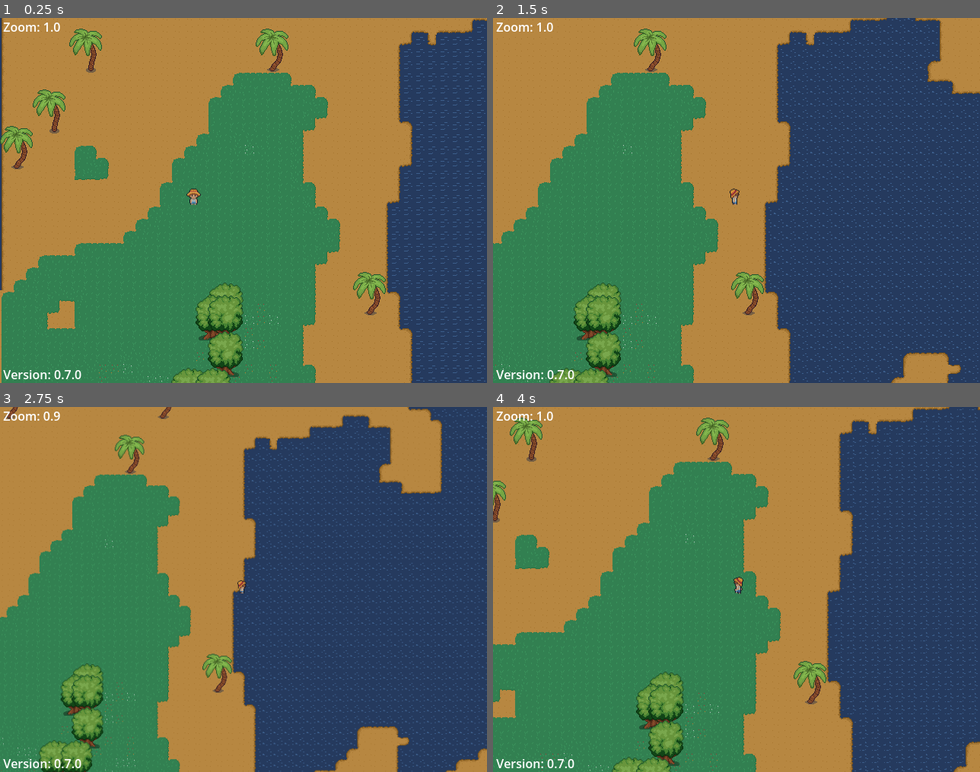
Above: before the commit, frames 1-4 (two rows, left to right).
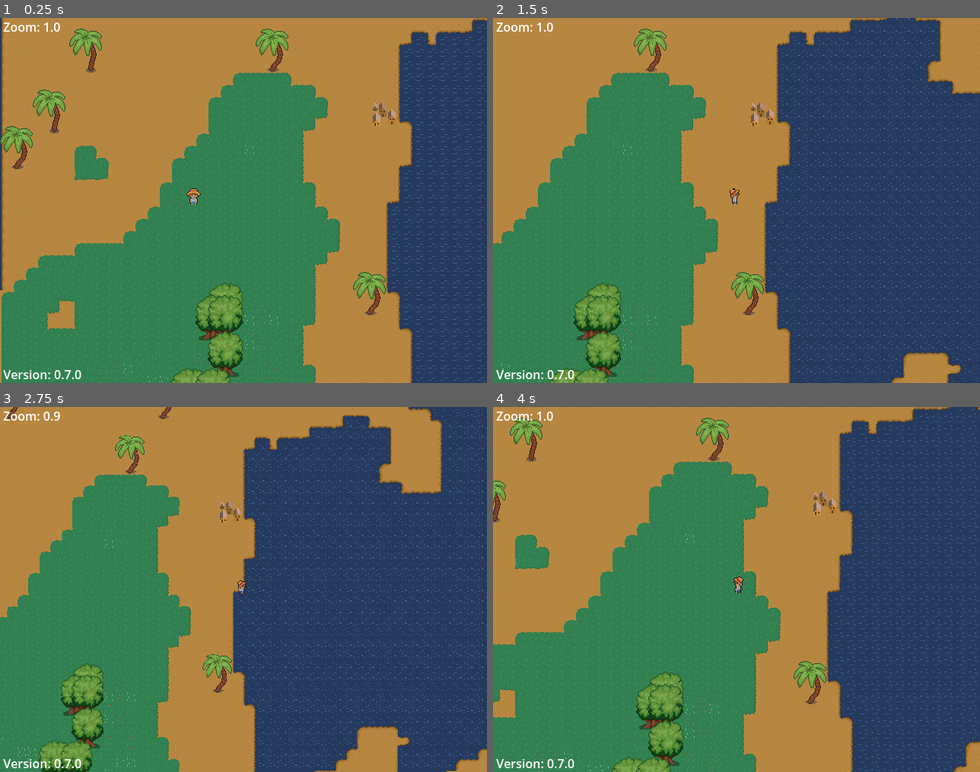
Above: after the commit, the same moments.

Repository: twiederk/PirateGame
Game: Godot game, scene res://world/proc_gen_world.tscn
The game is run twice, just before and just after one commit, with the same random seed, the same clock (stepped at 60 frames per second) and the same inputs.
Inputs (mouse positions are in pixels of both pictures, inside the frame that each line leads up to):
- Up to frame 1 (0.25 s): no input
- Up to frame 2 (1.5 s): tap Enter at 0.5 s; move the mouse to (843, 182) at 0.52 s; hold D (right) 0.53-1.25 s; tap E (board_ship) at 0.6 s; click (843, 182) at 0.67 s; drag from (639, 218) to (712, 273) at 1.27 s
- Up to frame 3 (2.75 s): tap Keypad 0 (zoom_reset) at 2 s; move the mouse to (292, 509) at 2.02 s; hold D (right) from 2.03 s (still down); tap / (zoom_out) at 2.1 s
- Up to frame 4 (4 s): release D (right) at 2.75 s; drag from (712, 662) to (590, 534) at 2.77 s; tap Keypad 0 (zoom_reset) at 3.5 s; move the mouse to (882, 644) at 3.52 s; hold A (left) from 3.53 s (still down); tap Alt at 3.6 s

The runs differ from the first frame. In frame 1, 0.2% of the frame differs, in the area x 38-82%, y 22-52%; in frame 2, 0.2%; in frame 3, 1.2%, in the area x 0-100%, y 0-100%; in frame 4, 0.2%.

Commit message:
Fixed image import settings. Added city_tile scene

Diff:
--- a/godot4/project.godot
+++ b/godot4/project.godot
@@ -95,4 +95,5 @@
 
 [rendering]
 
+textures/canvas_textures/default_texture_filter=0
 rendering_device/driver.windows="d3d12"
--- /dev/null
+++ b/godot4/world/city_tile.tscn
@@ -0,0 +1,11 @@
+[gd_scene format=3 uid="uid://baxxgmcrsalyx"]
+
+[ext_resource type="Texture2D" uid="uid://b7xcipud8gli" path="res://world/world.png" id="1_eevg3"]
+
+[node name="CityTile" type="Node2D" unique_id=831812660]
+
+[node name="Sprite2D" type="Sprite2D" parent="." unique_id=490735252]
+texture = ExtResource("1_eevg3")
+hframes = 10
+vframes = 12
+frame = 96
--- a/godot4/world/proc_gen_world.tscn
+++ b/godot4/world/proc_gen_world.tscn
@@ -6,6 +6,7 @@
 [ext_resource type="PackedScene" uid="uid://bpkpuwnv5gy7d" path="res://gui/version_widget.tscn" id="4_btogb"]
 [ext_resource type="PackedScene" uid="uid://qk1seiod0v87" path="res://gui/zoom_widget.tscn" id="5_nx8yj"]
 [ext_resource type="PackedScene" uid="uid://cxg2srcb55bc8" path="res://world/map_borders.tscn" id="5_wx8f2"]
+[ext_resource type="PackedScene" uid="uid://baxxgmcrsalyx" path="res://world/city_tile.tscn" id="7_qlqlx"]
 
 [sub_resource type="Gradient" id="Gradient_y5bgd"]
 interpolation_mode = 1
@@ -73,6 +74,9 @@
 [node name="Camera2D" type="Camera2D" parent="Player" unique_id=462744124]
 position = Vector2(0, -6)
 
+[node name="CityTile" parent="." unique_id=831812660 instance=ExtResource("7_qlqlx")]
+position = Vector2(504, 1208)
+
 [node name="gui" type="CanvasLayer" parent="." unique_id=2091008981]
 
 [node name="VersionWidget" parent="gui" unique_id=521969044 instance=ExtResource("4_btogb")]
Binary file changed: godot4/world/world.png
